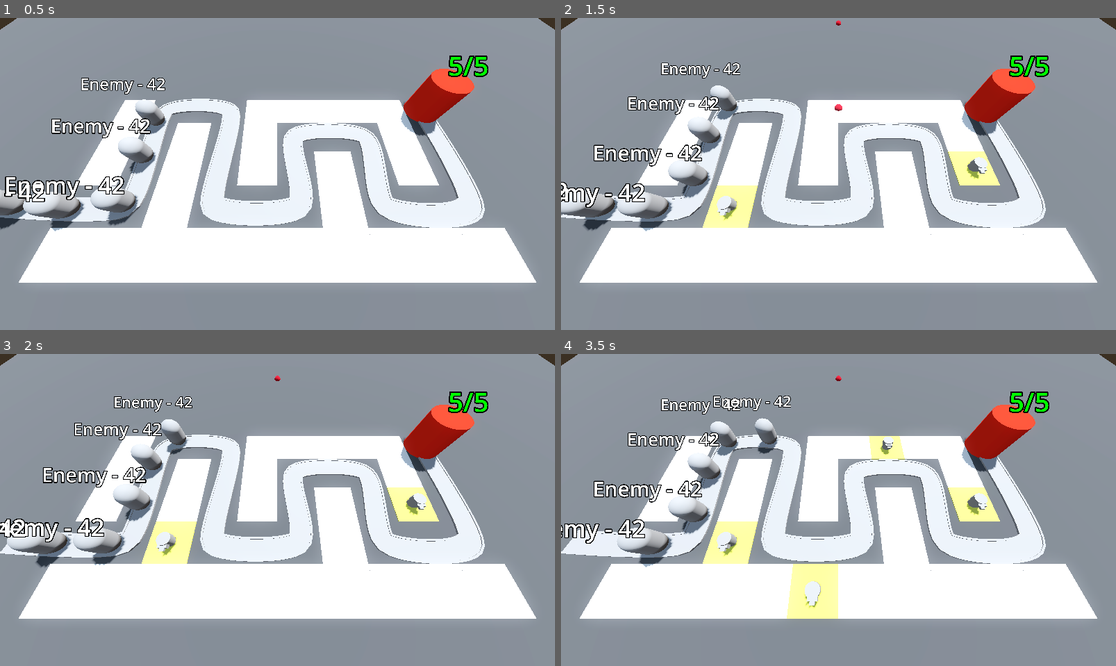
Above: before the commit, frames 1-4 (two rows, left to right).
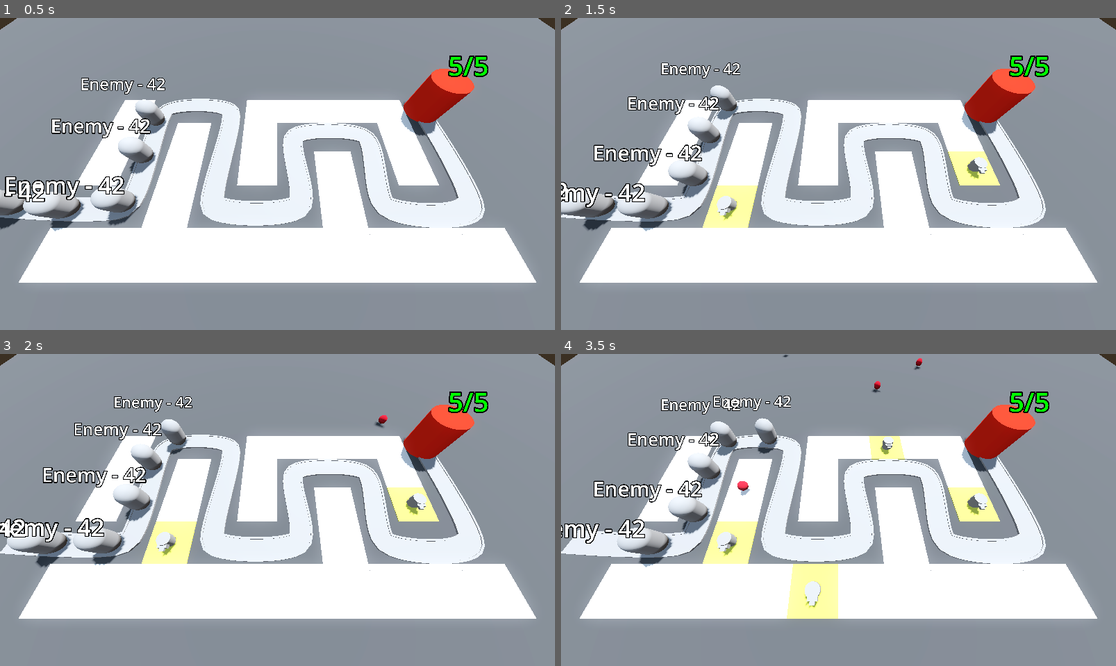
Above: after the commit, the same moments.

Repository: yrubner/TowerDefenseGD
Game: Godot game, scene res://BaseLevel.tscn
Two runs of this game, one before a commit and one after it. Both use one fixed random seed, a clock stepped at 60 frames per second and the inputs below.
Inputs (mouse positions are in pixels of both pictures, inside the frame that each line leads up to):
- Up to frame 1 (0.5 s): no input
- Up to frame 2 (1.5 s): move the mouse to (960, 158) at 0.52 s; press the mouse at (960, 158) at 0.53 s; move the mouse to (727, 189) at 1.27 s; release the mouse at (727, 189) at 1.28 s; click (727, 189) at 1.35 s
- Up to frame 3 (2 s): no input
- Up to frame 4 (3.5 s): move the mouse to (894, 441) at 2.02 s; press the mouse at (894, 441) at 2.03 s; move the mouse to (810, 572) at 2.77 s; release the mouse at (810, 572) at 2.78 s; click (810, 572) at 2.85 s

Frame 1 is identical in both runs. In frame 2, less than 0.1% of the frame differs, in the area x 49-51%, y 0-30%; in frame 3, less than 0.1%; in frame 4, 0.2%, in the area x 31-66%, y 0-46%.

Commit message:
Finished Lesson 48: Introducing Timers

Diff:
--- a/Turret/projectile.gd
+++ b/Turret/projectile.gd
@@ -6,3 +6,6 @@
 
 func _physics_process(delta: float) -> void:
 	position += direction * (speed * delta)
+
+func _on_timer_timeout() -> void:
+	queue_free()
--- a/Turret/projectile.tscn
+++ b/Turret/projectile.tscn
@@ -19,3 +19,10 @@
 
 [node name="CollisionShape3D" type="CollisionShape3D" parent="."]
 shape = SubResource("SphereShape3D_r8m74")
+
+[node name="Timer" type="Timer" parent="."]
+wait_time = 2.0
+one_shot = true
+autostart = true
+
+[connection signal="timeout" from="Timer" to="." method="_on_timer_timeout"]
--- a/Turret/turret.gd
+++ b/Turret/turret.gd
@@ -1,7 +1,10 @@
 extends Node3D
 
 @export var projectile: PackedScene
+@onready var barrel: MeshInstance3D = $TurretBase/TurretTop/Visor/Barrel
 
-func _ready() -> void:
+
+func _on_timer_timeout() -> void:
 	var shot = projectile.instantiate()
 	add_child(shot)
+	shot.global_position = barrel.global_position
--- a/Turret/turret.tscn
+++ b/Turret/turret.tscn
@@ -36,3 +36,8 @@
 [node name="Barrel" type="MeshInstance3D" parent="TurretBase/TurretTop/Visor"]
 transform = Transform3D(1, 0, 0, 0, 1, 0, 0, 0, 1, 0, 0, 0.239915)
 mesh = SubResource("BoxMesh_lcox0")
+
+[node name="Timer" type="Timer" parent="."]
+autostart = true
+
+[connection signal="timeout" from="Timer" to="." method="_on_timer_timeout"]
Not shown, changed: README.md
